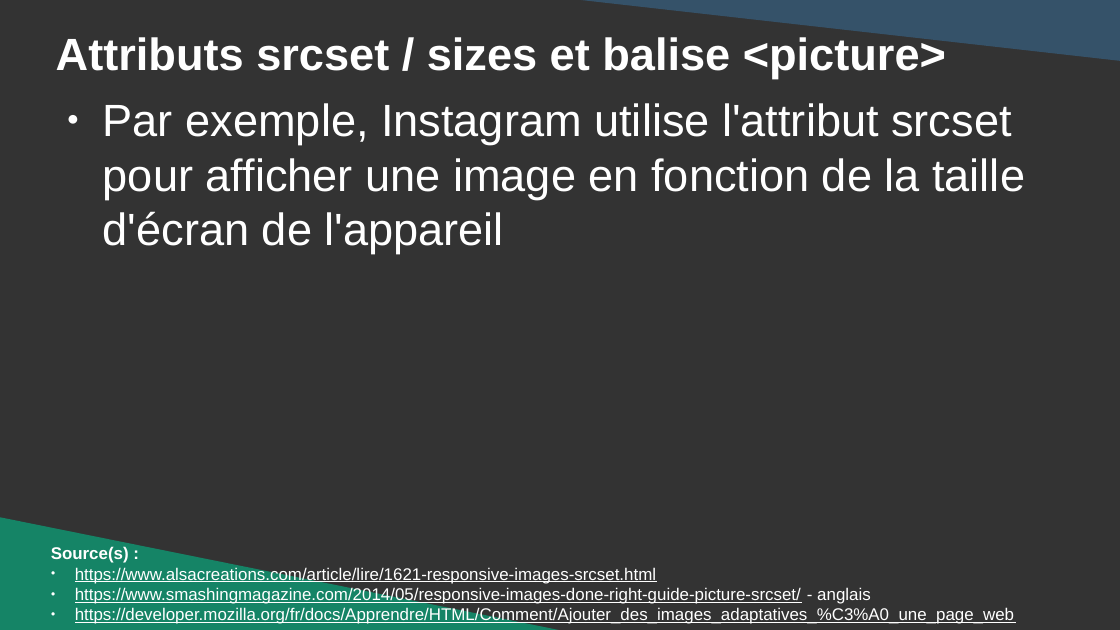
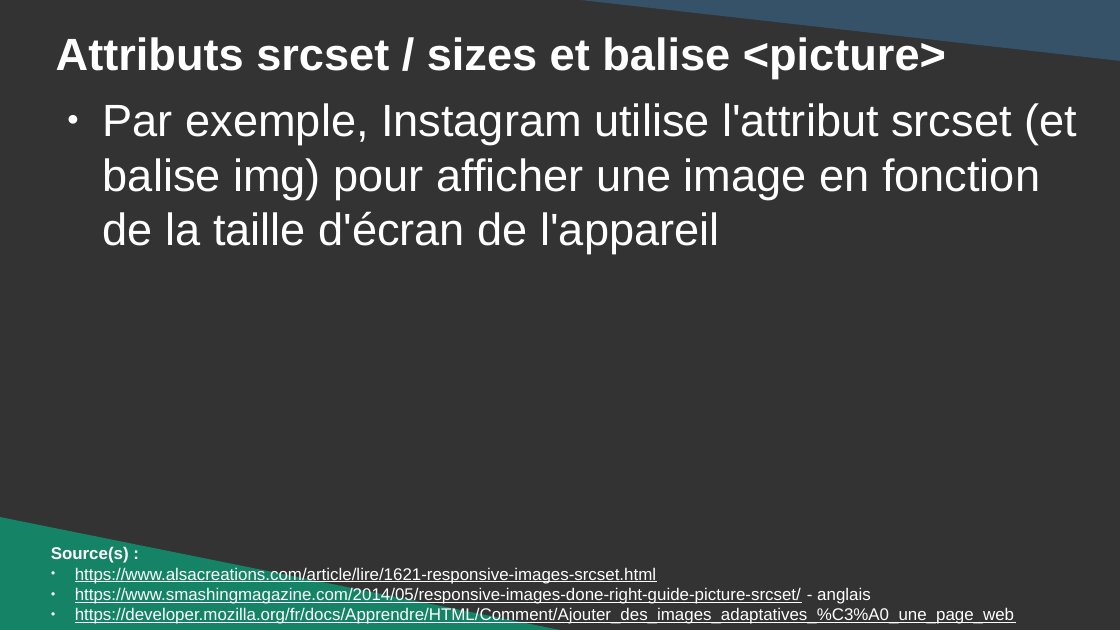
Before and after one commit to DanYellow/cours, a slide deck: slide 30 of integration-web-s3/travaux-pratiques/numero-2/presentation.odp. Drawn at 1120x630 pixels with LibreOffice and Linux fonts; fonts in the diff are those of the drawing. Boxes give left, top, right and bottom in pixels: in the first picture for what was removed or moved away, otherwise in the second. Text is boxed around its words. In the diff, an @@ line names an element or a change of style, - is before the commit and + after.

```diff
--- a/integration-web-s3/travaux-pratiques/numero-2/presentation.odp
+++ b/integration-web-s3/travaux-pratiques/numero-2/presentation.odp
@@ text at (103,103,1077,253): text changed @@
-● Par exemple, Instagram utilise l'attribut srcset pour afficher une image en fonction de la taille d'écran de l'appareil
+● Par exemple, Instagram utilise l'attribut srcset (et balise img) pour afficher une image en fonction de la taille d'écran de l'appareil
```
Also in this commit, not shown: 16 other slides changed, 1 slide added, 1 slide removed, 8 other files.
